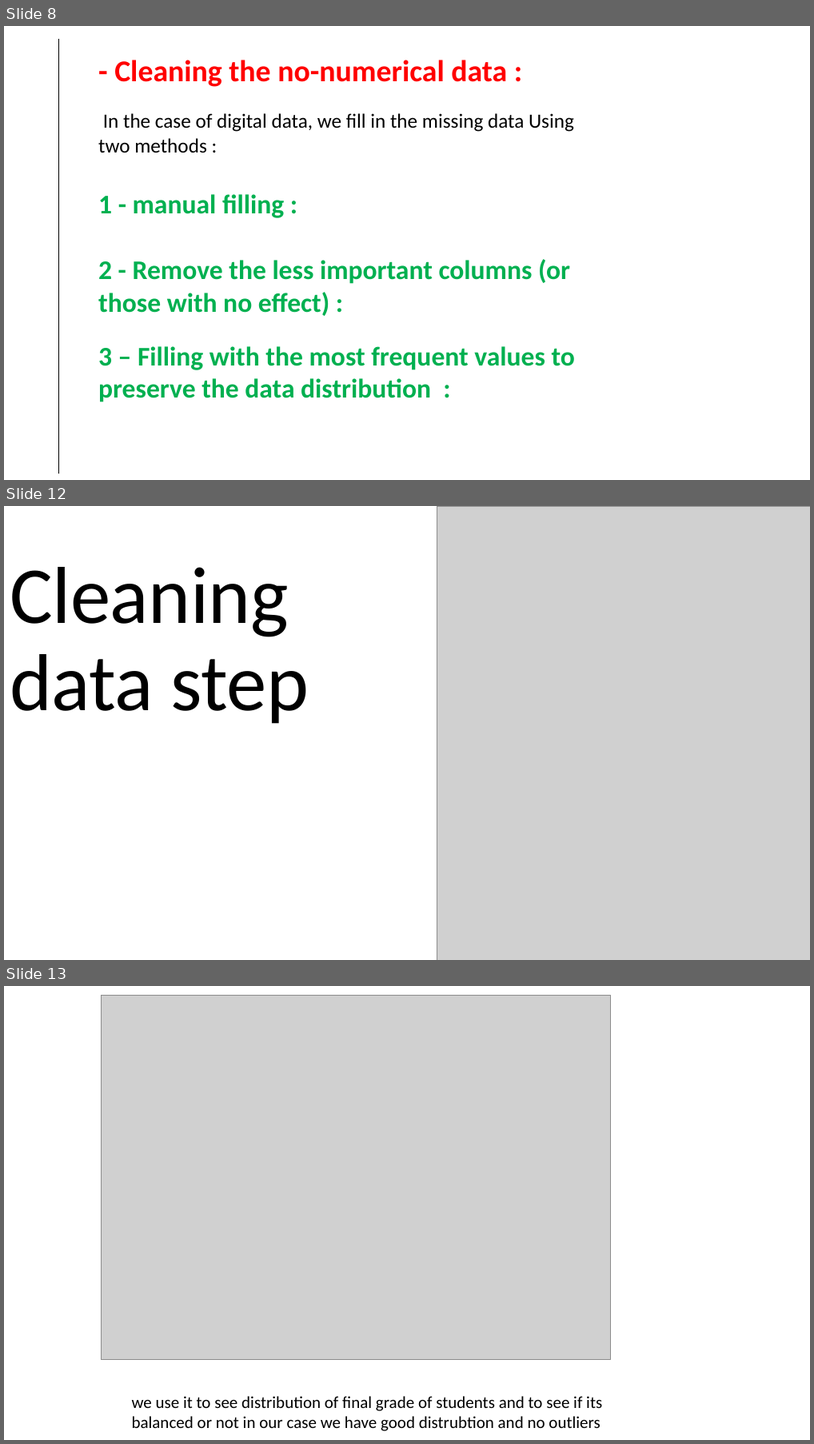
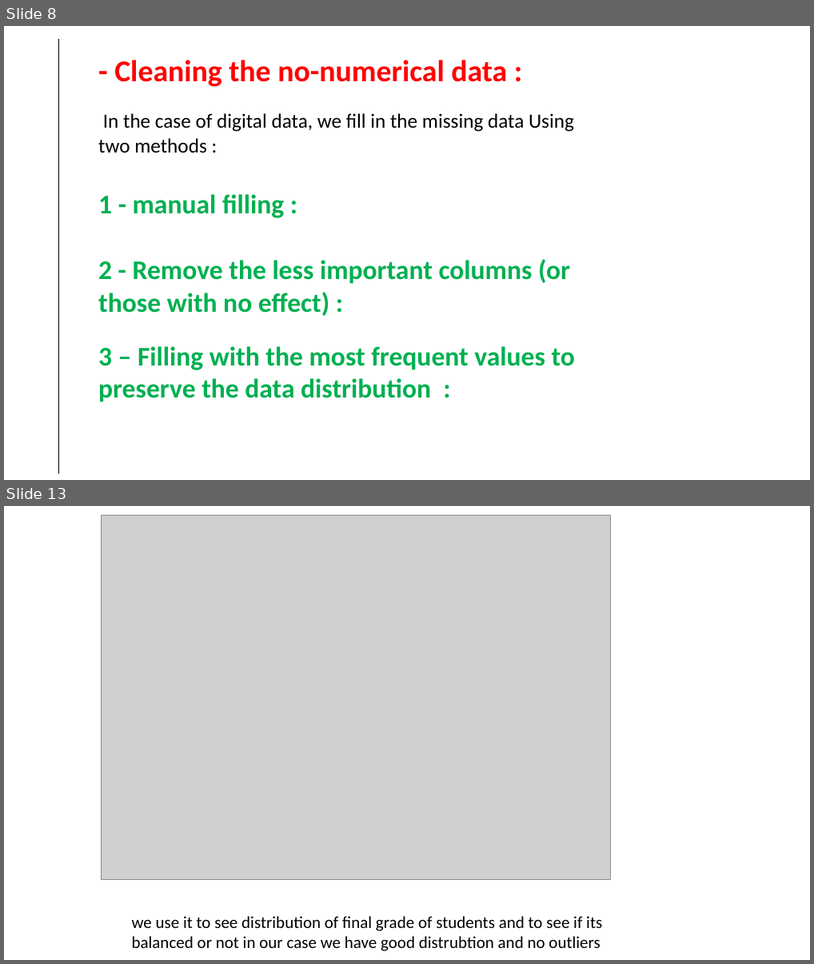
Before and after one commit to SmidaMohamedTaher/eda-task, a slide deck: Presentation1.pptx. Shown one above the other, each under a label of ours: slides 8, 12 and 13 before the commit, slides 8 and 13 after it; the slides between them are not shown. The pictures are 814x1444 and 814x964 pixels, drawn with LibreOffice and Linux fonts; fonts in the diff are those of the drawing; grey boxes stand for pictures. Boxes give left, top, right and bottom in pixels: in the first picture for what was removed or moved away, otherwise in the second. Text is boxed around its words. In the diff, an @@ line names an element or a change of style, - is before the commit and + after.

```diff
--- a/Presentation1.pptx
+++ b/Presentation1.pptx
@@ slide 12 removed at (4, 506, 810, 960), background #FFFFFF @@
@@ picture removed at (437, 506, 810, 960) @@
@@ text removed at (10, 567, 309, 724) @@
-Cleaning data step
```
Also in this commit, not shown: 4 slides changed, 1 slide added, 1 other file.
